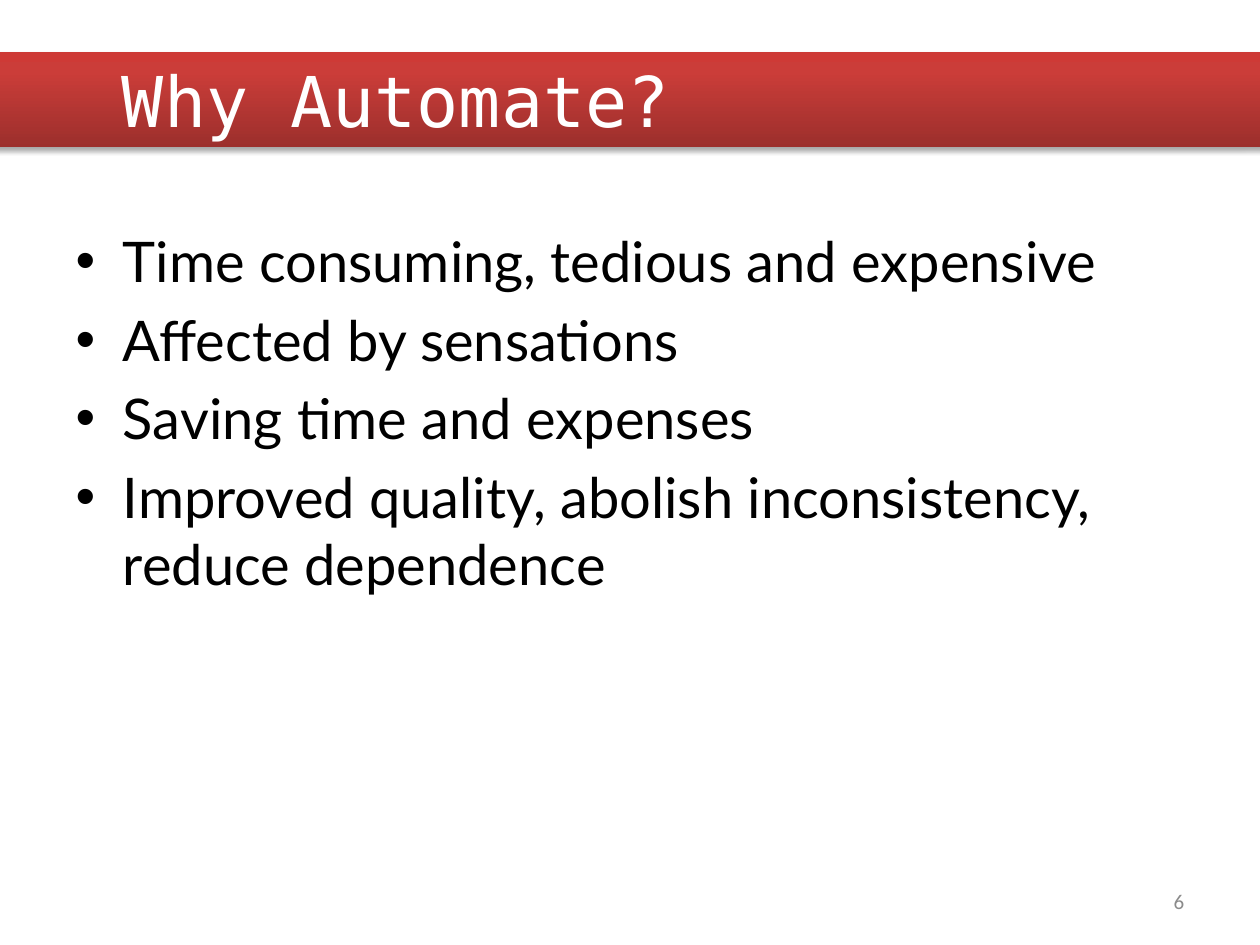
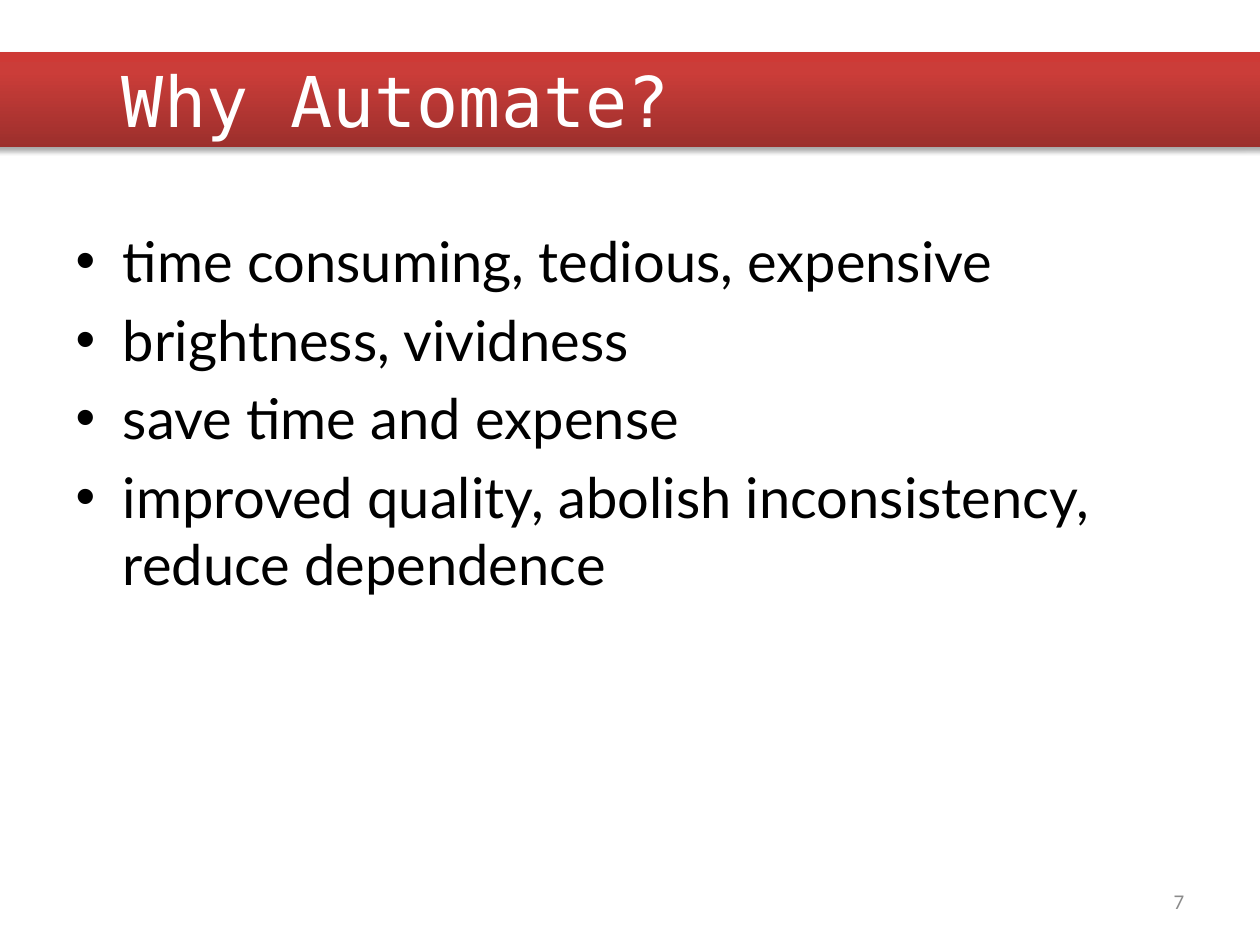
Before and after one commit to dorooobu/Tomato-Classification, a slide deck: slide 7 of Documents/First Presentation.pptx (slide 6 before the commit). Drawn at 1260x945 pixels with LibreOffice and Linux fonts; fonts in the diff are those of the drawing; background and template pictures are left out. Boxes give left, top, right and bottom in pixels: in the first picture for what was removed or moved away, otherwise in the second. Text is boxed around its words. In the diff, an @@ line names an element or a change of style, - is before the commit and + after.

```diff
--- a/Documents/First Presentation.pptx
+++ b/Documents/First Presentation.pptx
@@ text at bbox=[123, 240, 1089, 595]: text changed @@
-• Time consuming, tedious and expensive
-• Affected by sensations
-• Saving time and expenses
-• Improved quality, abolish inconsistency, reduce dependence
+• time consuming, tedious, expensive
+• brightness, vividness
+• save time and expense
+• improved quality, abolish inconsistency, reduce dependence
@@ page number at bbox=[1174, 895, 1185, 909]: text changed @@
-6
+7
```
Also in this commit, not shown: 17 other slides changed, 2 slides added.
